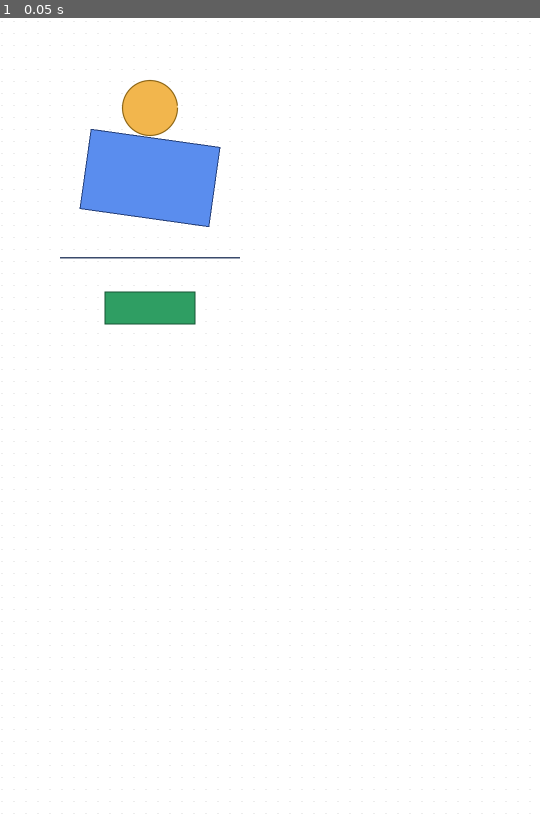
Above: before the commit, frame 1.
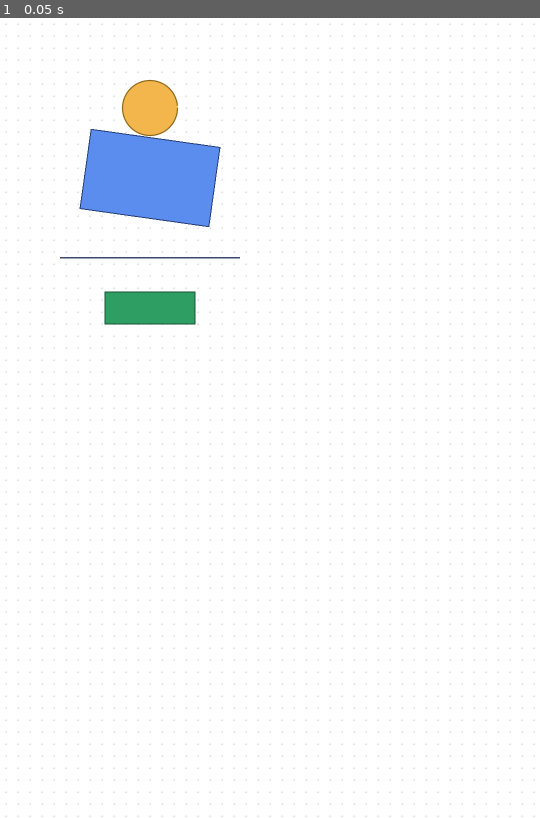
Above: after the commit, the same moment.

Repository: apexmiguel9-hub/vektra
Game: Godot game, scene res://shell/main.tscn
Two runs of this game, one before a commit and one after it. Both use one fixed random seed, a clock stepped at 60 frames per second and the inputs below.
Inputs:
- Up to frame 1 (0.05 s): no input

The runs differ from the first frame. In frame 1, 0.7% of the frame differs, in the area x 1-100%, y 0-100%.

Commit message:
Fase 1: lienzo fijo + zoom solo del contenido; grid cacheado en textura (perf gama baja)

Diff:
--- a/shell/canvas_view.gd
+++ b/shell/canvas_view.gd
@@ -3,11 +3,10 @@
 const Document := preload("res://core/model/document.gd")
 const Shape := preload("res://core/model/shape.gd")
 
-const DOC_WORLD_SIZE := Vector2(1240, 1754)
 const GRID_SPACING := 24.0
-const GRID_DOT_RADIUS := 1.4
-const BG_COLOR := Color("#3a3a3c")
-const SHEET_COLOR := Color("#ffffff")
+const GRID_DOT_RADIUS := 1.6
+const TILE_CELLS := 16
+const CANVAS_COLOR := Color("#ffffff")
 const GRID_COLOR := Color("#d9d9d9")
 const MIN_ZOOM := 0.2
 const MAX_ZOOM := 8.0
@@ -15,10 +14,10 @@
 var document: Document
 
 var _zoom := 1.0
-var _offset := Vector2.ZERO
+var _content_offset := Vector2.ZERO
 var _touches := {}
 var _gesture_dist := 0.0
-var _gesture_center := Vector2.ZERO
+var _grid_tex: ImageTexture
 
 
 func setup(doc: Document) -> void:
@@ -26,17 +25,26 @@
 
 
 func _ready() -> void:
+	_grid_tex = _make_grid_texture()
+	_fit_to_document()
+
+
+func _fit_to_document() -> void:
 	var vp := get_viewport_rect()
-	_offset = (vp.size - DOC_WORLD_SIZE) * 0.5
+	if document == null or document.shapes.is_empty():
+		_content_offset = vp.size * 0.5
+		return
+	var bounds := document.shapes[0].get_selrect()
+	for s in document.shapes:
+		bounds = bounds.merge(s.get_selrect())
+	_content_offset = vp.size * 0.5 - bounds.get_center() * _zoom
 
 
 func _draw() -> void:
 	_draw_background()
-	draw_set_transform(_offset, 0.0, Vector2(_zoom, _zoom))
-	_draw_sheet()
 	if document == null:
-		draw_set_transform(Vector2.ZERO, 0.0, Vector2.ONE)
 		return
+	draw_set_transform(_content_offset, 0.0, Vector2(_zoom, _zoom))
 	for s in document.shapes:
 		_draw_shape(s)
 	draw_set_transform(Vector2.ZERO, 0.0, Vector2.ONE)
@@ -44,19 +52,30 @@
 
 func _draw_background() -> void:
 	var vp := get_viewport_rect()
-	draw_rect(vp, BG_COLOR)
+	draw_rect(vp, CANVAS_COLOR)
+	var tile := GRID_SPACING * TILE_CELLS
+	var y := 0.0
+	while y < vp.size.y:
+		var x := 0.0
+		while x < vp.size.x:
+			draw_texture(_grid_tex, Vector2(x, y))
+			x += tile
+		y += tile
 
 
-func _draw_sheet() -> void:
-	draw_rect(Rect2(Vector2.ZERO, DOC_WORLD_SIZE), SHEET_COLOR)
-	var spacing := GRID_SPACING
-	var y := spacing * 0.5
-	while y < DOC_WORLD_SIZE.y:
-		var x := spacing * 0.5
-		while x < DOC_WORLD_SIZE.x:
-			draw_circle(Vector2(x, y), GRID_DOT_RADIUS, GRID_COLOR)
-			x += spacing
-		y += spacing
+func _make_grid_texture() -> ImageTexture:
+	var tile := int(GRID_SPACING) * TILE_CELLS
+	var img := Image.create(tile, tile, false, Image.FORMAT_RGBA8)
+	img.fill(Color(1, 1, 1, 0))
+	var ri := int(ceil(GRID_DOT_RADIUS))
+	for cy in range(TILE_CELLS):
+		for cx in range(TILE_CELLS):
+			var center := Vector2(GRID_SPACING * (float(cx) + 0.5), GRID_SPACING * (float(cy) + 0.5))
+			for dy in range(-ri, ri + 1):
+				for dx in range(-ri, ri + 1):
+					if dx * dx + dy * dy <= GRID_DOT_RADIUS * GRID_DOT_RADIUS:
+						img.set_pixel(int(center.x) + dx, int(center.y) + dy, GRID_COLOR)
+	return ImageTexture.create_from_image(img)
 
 
 func _unhandled_input(event: InputEvent) -> void:
@@ -81,8 +100,7 @@
 				var center := (a + b) * 0.5
 				var dist := a.distance_to(b)
 				if dist > 0.0:
-					_apply_camera(center - _gesture_center, dist / _gesture_dist, center)
-					_gesture_center = center
+					_apply_zoom(dist / _gesture_dist, center)
 					_gesture_dist = dist
 
 
@@ -90,14 +108,13 @@
 	var pts: Array = _touches.values()
 	var a: Vector2 = pts[0]
 	var b: Vector2 = pts[1]
-	_gesture_center = (a + b) * 0.5
 	_gesture_dist = a.distance_to(b)
 
 
-func _apply_camera(delta: Vector2, factor: float, center: Vector2) -> void:
+func _apply_zoom(factor: float, center: Vector2) -> void:
 	var new_zoom := clampf(_zoom * factor, MIN_ZOOM, MAX_ZOOM)
-	var world_anchor := (center - _offset) / _zoom
-	_offset = center - world_anchor * new_zoom + delta
+	var world_anchor := (center - _content_offset) / _zoom
+	_content_offset = center - world_anchor * new_zoom
 	_zoom = new_zoom
 	queue_redraw()
 
